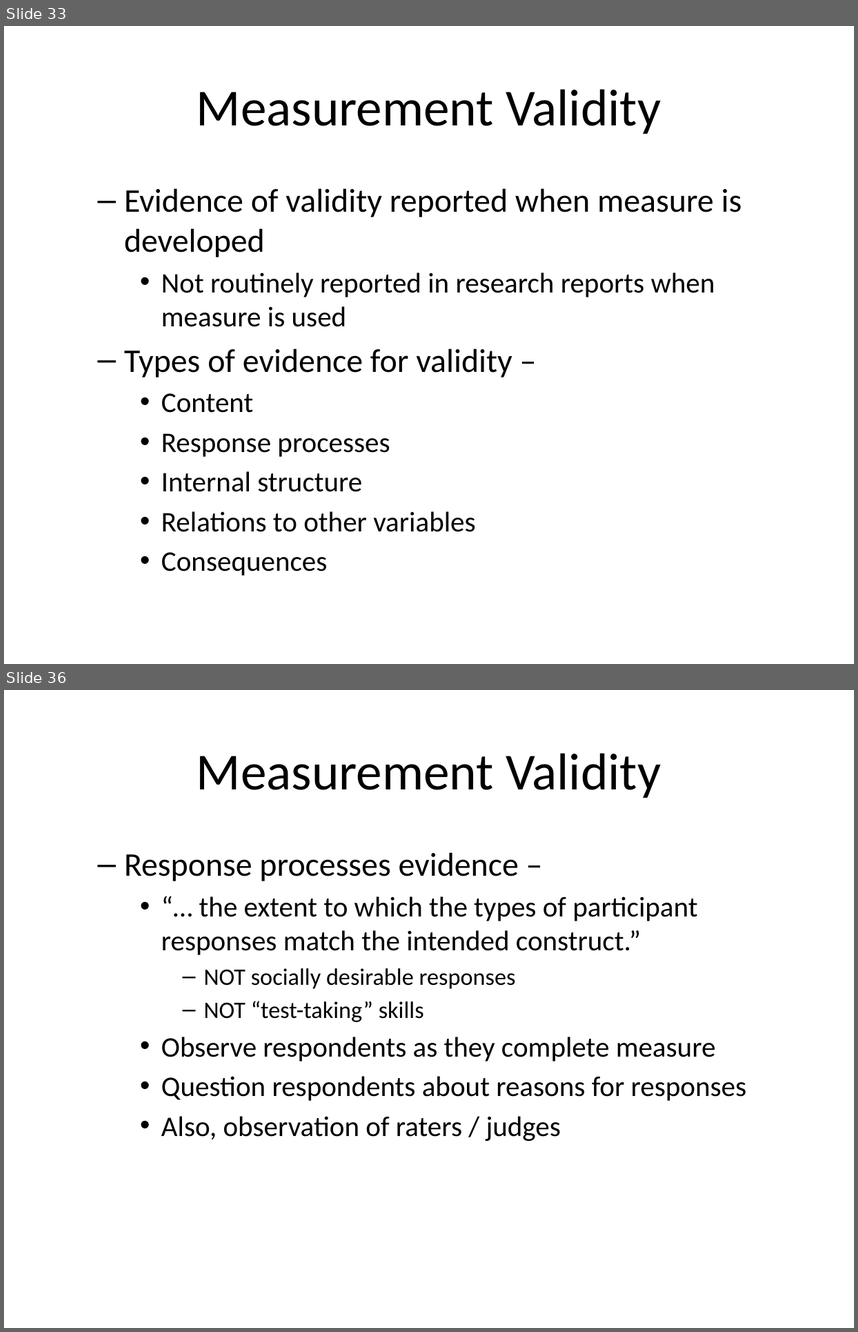
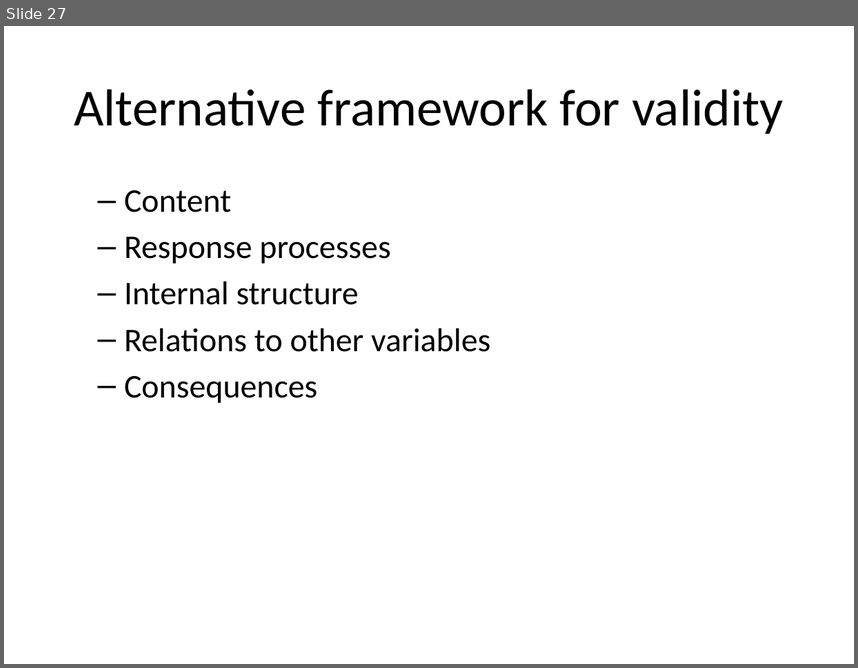
Before and after one commit to classes-medb/5510, a slide deck: doc/video-09-validity.pptx. Shown one above the other, each under a label of ours: slides 33 and 36 before the commit, slide 27 after it; the slides between them are not shown. The pictures are 858x1332 and 858x668 pixels, drawn with LibreOffice and Linux fonts; fonts in the diff are those of the drawing. Boxes give left, top, right and bottom in pixels: in the first picture for what was removed or moved away, otherwise in the second. Text is boxed around its words. In the diff, an @@ line names an element or a change of style, - is before the commit and + after.

```diff
--- a/doc/video-09-validity.pptx
+++ b/doc/video-09-validity.pptx
@@ slide 36 removed at box(4, 690, 854, 1328), background #FFFFFF @@
@@ title removed at box(197, 753, 661, 798) @@
-Measurement Validity
@@ text removed at box(124, 852, 747, 1141) @@
-  – Response processes evidence –
-    • “… the extent to which the types of participant responses match the intended construct.”
-      – NOT socially desirable responses
-      – NOT “test-taking” skills
-    • Observe respondents as they complete measure
-    • Question respondents about reasons for responses
-    • Also, observation of raters / judges
@@ what was slide 33 is now slide 27 @@
@@ slide 27 changed as well @@
@@ title at box(74, 89, 783, 134): text changed @@
-Measurement Validity
+Alternative framework for validity
@@ text "Content" at box(124, 190, 490, 403): size 24 to 28 pt; bullet • to –; list level 3 to 2 in "Content"; list level 3 to 2 in "Response processes"; list level 3 to 2 in "Internal structure"; list level 3 to 2 in "Relations to other variables"; list level 3 to 2 in "Consequences" @@
@@ text at box(124, 188, 742, 377): paragraphs removed @@
-  – Evidence of validity reported when measure is developed
-    • Not routinely reported in research reports when measure is used
-  – Types of evidence for validity –
```
Also in this commit, not shown: 13 other slides changed, 14 slides added, 41 other slides removed, 7 other files.
